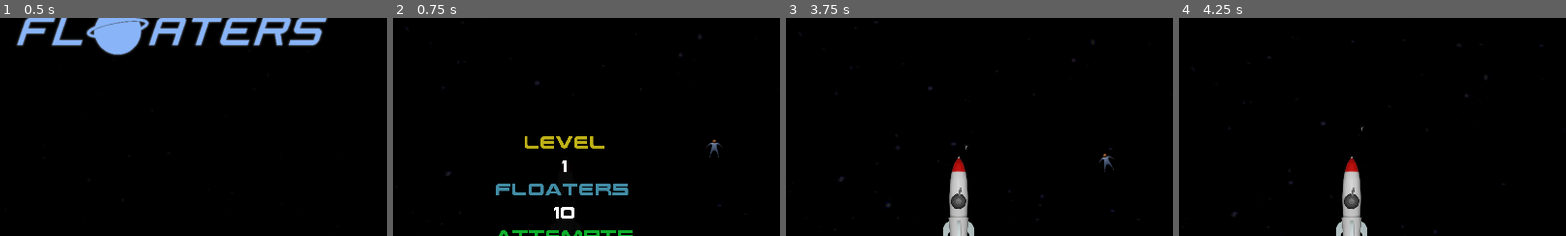
Above: before the commit, frames 1-4 (left to right).
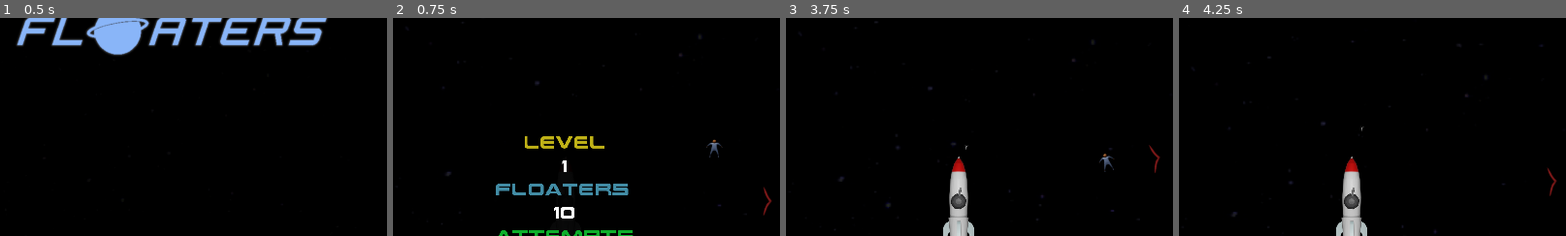
Above: after the commit, the same moments.

Repository: frigierim/Floaters
Game: Godot game, scene res://scenes/mainmenu/mainmenu.tscn
Same seed, same stepped clock (60 frames per second), same inputs: the game is played once before the commit and once after it. The engine's default icon, where the game draws it, is replaced by a stand-in: a white triangle on a blue panel in a dark square.
Inputs (mouse positions are % of the whole screen's width and height, from its top left):
- Up to frame 1 (0.5 s): no input
- Up to frame 2 (0.75 s): click (33, 87) at 0.5 s
- Up to frame 3 (3.75 s): tap Enter at 1.25, 2.75 s; hold S (thrust_b) 1.28-2.03 s; hold Space (operate) 1.28-2.03 s; tap Space (operate) at 2.1, 3.6 s; hold Space (operate) 2.78-3.53 s; hold S (thrust_b) from 2.78 s (still down)
- Up to frame 4 (4.25 s): keep holding S (thrust_b)
The pictures show only the part of the screen within x 28-78%, y 8-58%; the shares and areas given below are measured in that part.

Frame 1 is identical in both runs. In frame 2, less than 0.1% of the frame differs, in the area x 95-98%, y 77-91%; in frame 3, less than 0.1%; in frame 4, less than 0.1%, in the area x 95-98%, y 68-82%.

Commit message:
Added pause scene and radar

Diff:
--- a/project.godot
+++ b/project.godot
@@ -96,6 +96,12 @@
 "deadzone": 0.5,
 "events": [  ]
 }
+menu={
+"deadzone": 0.5,
+"events": [ Object(InputEventKey,"resource_local_to_scene":false,"resource_name":"","device":0,"alt":false,"shift":false,"control":false,"meta":false,"command":false,"pressed":false,"scancode":16777217,"unicode":0,"echo":false,"script":null)
+, Object(InputEventJoypadButton,"resource_local_to_scene":false,"resource_name":"","device":0,"button_index":11,"pressure":0.0,"pressed":false,"script":null)
+ ]
+}
 
 [layer_names]
 
--- a/scenes/autoload/game_data.gd
+++ b/scenes/autoload/game_data.gd
@@ -155,7 +155,7 @@
 		parentObject.add_child(new_floater)
 
 
-func restart_level(parentObject : Node2D, bounds : Rect2):
+func restart_level(rocksParent : Node2D, floatersParent : Node2D, bounds : Rect2):
 
 		var level = get_level()
 		bounds = bounds.grow(bounds.size.x * BOUNDS_EXTENDERS[level])
@@ -167,8 +167,8 @@
 		else:
 			set_num_floaters(floaters)
 
-		spawn_floaters(parentObject, floaters, bounds )
-		spawn_rocks(parentObject, ROCKS[level], bounds)
+		spawn_floaters(floatersParent, floaters, bounds )
+		spawn_rocks(rocksParent, ROCKS[level], bounds)
 		set_energy(100.0)
 		EventManager.emit_signal("energy_changed")
 		EventManager.emit_signal("floater_num_changed")
--- a/scenes/floater/floater.gd
+++ b/scenes/floater/floater.gd
@@ -31,6 +31,7 @@
 	self.translate(_speed * delta)
 	self.rotate(_rotation_speed)
 
+
 func _on_area_entered(area : Area2D):
 	EventManager.emit_signal("floater_hit", area.get_instance_id(), self)
 
--- a/scenes/gamemap/GameMap.tscn
+++ b/scenes/gamemap/GameMap.tscn
@@ -6,16 +6,25 @@
 [ext_resource path="res://icon.png" type="Texture" id=4]
 [ext_resource path="res://scenes/game_over_menu/GameOverMenu.tscn" type="PackedScene" id=5]
 [ext_resource path="res://scenes/intro_screen/IntroScreen.tscn" type="PackedScene" id=6]
+[ext_resource path="res://assets/reference/arrow.png" type="Texture" id=7]
+[ext_resource path="res://scenes/game_hud/game_hud.tscn" type="PackedScene" id=8]
+[ext_resource path="res://scenes/pause_menu/PauseMenu.tscn" type="PackedScene" id=9]
 
 [node name="GameMap" type="Node2D"]
 script = ExtResource( 3 )
 
-[node name="camera" type="Camera2D" parent="."]
-current = true
+[node name="arrow" type="Sprite" parent="."]
+position = Vector2( 0, 0.0469055 )
+texture = ExtResource( 7 )
+offset = Vector2( 500, 0 )
 
 [node name="Player" parent="." instance=ExtResource( 2 )]
 scale = Vector2( 0.5, 0.5 )
 z_index = 1
+
+[node name="camera" type="Camera2D" parent="Player"]
+scale = Vector2( 2, 2 )
+current = true
 
 [node name="background" type="Sprite" parent="."]
 material = ExtResource( 1 )
@@ -24,12 +33,19 @@
 z_as_relative = false
 texture = ExtResource( 4 )
 
-[node name="objects" type="Node2D" parent="."]
+[node name="rocks" type="Node2D" parent="."]
+
+[node name="floaters" type="Node2D" parent="."]
 
 [node name="IntroTimer" type="Timer" parent="."]
 pause_mode = 2
 wait_time = 3.0
+one_shot = true
 
 [node name="EndMenu" parent="." instance=ExtResource( 5 )]
 
 [node name="IntroScreen" parent="." instance=ExtResource( 6 )]
+
+[node name="HUD" parent="." instance=ExtResource( 8 )]
+
+[node name="PauseMenu" parent="." instance=ExtResource( 9 )]
--- a/scenes/gamemap/game_map.gd
+++ b/scenes/gamemap/game_map.gd
@@ -5,11 +5,15 @@
 
 var screens: int  = 3
 onready var bkgnd = get_node("background")
-onready var objects_layer = get_node("objects")
+onready var rocks_layer = get_node("rocks")
+onready var floaters_layer = get_node("floaters")
 onready var gameovermenu = get_node("EndMenu")
 onready var intro_timer = get_node("IntroTimer")
 onready var intro_screen = get_node("IntroScreen")
 onready var player = get_node("Player")
+onready var arrow = get_node("arrow")
+onready var reference = get_node("reference")
+onready var pausemenu = get_node("PauseMenu")
 
 # Called when the node enters the scene tree for the first time.
 func _ready():
@@ -35,8 +39,21 @@
 	gameovermenu.show()
 
 func _process(delta):
+
+	if Input.is_action_just_pressed("menu"):
+		pausemenu.show()
+
 	if player.is_alive():
 		GameData.draw_energy(delta)
+
+	if floaters_layer.get_child_count() > 0:
+		var target = floaters_layer.get_child(0)
+		var direction = target.position - player.get_offset()
+		if direction.length() > 500:
+			arrow.visible = true
+			arrow.rotation = atan2(direction.y, direction.x)
+		else:
+			arrow.visible = false
 
 func begin_round():
 	var mat = bkgnd.get_material()
@@ -44,8 +61,9 @@
 	mat.set_shader_param("ScrollOffset",Vector3(0.0,0.0,0.0))
 
 	var game_area = Rect2(-1024, -1024, 1024, 1024)
-	GameData.restart_level(objects_layer,game_area)
+	GameData.restart_level(rocks_layer, floaters_layer,game_area)
 	gameovermenu.hide()
+	pausemenu.hide()
 
 	intro_timer.start()
 	intro_screen.show()
--- /dev/null
+++ b/scenes/pause_menu/PauseMenu.gd
@@ -0,0 +1,16 @@
+extends CanvasLayer
+
+func hide():
+	get_child(0).visible = false
+	get_tree().paused = false
+
+func show():
+	get_child(0).visible = true
+	get_node("Control/CenterContainer/VBoxContainer/btnContinue").grab_focus()
+	get_tree().paused = true
+
+func _on_btnContinue_pressed():
+	hide()
+
+func _on_btnQuit_pressed():
+	get_tree().change_scene("res://scenes/mainmenu/mainmenu.tscn")
--- /dev/null
+++ b/scenes/pause_menu/PauseMenu.tscn
@@ -0,0 +1,73 @@
+[gd_scene load_steps=7 format=2]
+
+[ext_resource path="res://assets/reference/quit_pressed.png" type="Texture" id=1]
+[ext_resource path="res://assets/reference/quit.png" type="Texture" id=2]
+[ext_resource path="res://assets/reference/continue.png" type="Texture" id=3]
+[ext_resource path="res://assets/reference/continue_pressed.png" type="Texture" id=4]
+[ext_resource path="res://scenes/pause_menu/PauseMenu.gd" type="Script" id=5]
+[ext_resource path="res://assets/ui/font.tres" type="DynamicFont" id=6]
+
+[node name="CanvasLayer" type="CanvasLayer"]
+script = ExtResource( 5 )
+
+[node name="Control" type="Control" parent="."]
+pause_mode = 2
+anchor_right = 1.0
+anchor_bottom = 1.0
+__meta__ = {
+"_edit_use_anchors_": false
+}
+
+[node name="ColorRect" type="ColorRect" parent="Control"]
+anchor_left = 0.5
+anchor_top = 0.5
+anchor_right = 0.5
+anchor_bottom = 0.5
+margin_left = -250.0
+margin_top = -250.0
+margin_right = 250.0
+margin_bottom = 250.0
+rect_min_size = Vector2( 500, 400 )
+color = Color( 0.0588235, 0.0509804, 0.0509804, 1 )
+__meta__ = {
+"_edit_use_anchors_": true
+}
+
+[node name="CenterContainer" type="CenterContainer" parent="Control"]
+anchor_right = 1.0
+anchor_bottom = 1.0
+__meta__ = {
+"_edit_use_anchors_": false
+}
+
+[node name="VBoxContainer" type="VBoxContainer" parent="Control/CenterContainer"]
+margin_left = 733.0
+margin_top = 375.0
+margin_right = 1186.0
+margin_bottom = 705.0
+custom_constants/separation = 50
+
+[node name="Label" type="Label" parent="Control/CenterContainer/VBoxContainer"]
+margin_right = 453.0
+margin_bottom = 54.0
+custom_fonts/font = ExtResource( 6 )
+text = "- PAUSE -"
+align = 1
+
+[node name="btnContinue" type="TextureButton" parent="Control/CenterContainer/VBoxContainer"]
+margin_top = 104.0
+margin_right = 453.0
+margin_bottom = 192.0
+texture_normal = ExtResource( 3 )
+texture_pressed = ExtResource( 4 )
+texture_focused = ExtResource( 4 )
+
+[node name="btnQuit" type="TextureButton" parent="Control/CenterContainer/VBoxContainer"]
+margin_top = 242.0
+margin_right = 453.0
+margin_bottom = 330.0
+texture_normal = ExtResource( 2 )
+texture_pressed = ExtResource( 1 )
+texture_focused = ExtResource( 1 )
+[connection signal="pressed" from="Control/CenterContainer/VBoxContainer/btnContinue" to="." method="_on_btnContinue_pressed"]
+[connection signal="pressed" from="Control/CenterContainer/VBoxContainer/btnQuit" to="." method="_on_btnQuit_pressed"]
--- a/scenes/player/Player.tscn
+++ b/scenes/player/Player.tscn
@@ -8,13 +8,11 @@
 [ext_resource path="res://scenes/particles/thruster_back.tres" type="Material" id=6]
 [ext_resource path="res://scenes/particles/player_explosion.tres" type="Material" id=7]
 [ext_resource path="res://assets/reference/turret.png" type="Texture" id=8]
-[ext_resource path="res://scenes/game_hud/game_hud.tscn" type="PackedScene" id=9]
 
-[sub_resource type="RectangleShape2D" id=3]
+[sub_resource type="RectangleShape2D" id=1]
 extents = Vector2( 20.0545, 17.1629 )
 
-[sub_resource type="Animation" id=1]
-resource_name = "shoot"
+[sub_resource type="Animation" id=2]
 tracks/0/type = "method"
 tracks/0/path = NodePath("../..")
 tracks/0/interp = 1
@@ -105,7 +103,7 @@
 process_material = ExtResource( 1 )
 
 [node name="hook_anim" type="AnimationPlayer" parent="rocket/turret"]
-anims/shoot = SubResource( 1 )
+anims/shoot = SubResource( 2 )
 
 [node name="explosion" type="Particles2D" parent="."]
 scale = Vector2( 50, 50 )
@@ -123,6 +121,4 @@
 
 [node name="CollisionShape2D" type="CollisionShape2D" parent="ship_area"]
 position = Vector2( 0.176773, -0.530327 )
-shape = SubResource( 2 )
-
-[node name="HUD" parent="." instance=ExtResource( 9 )]
+shape = SubResource( 3 )
--- a/scenes/player/player.gd
+++ b/scenes/player/player.gd
@@ -113,6 +113,10 @@
 	_offset += newSpeed
 	EventManager.emit_signal("changed_position", _offset)
 
+func get_offset():
+	return _offset
+
+
 func _on_hook_anim_complete():
 	_shooting = false
 
Binary file added: assets/reference/arrow.png
Not shown, added: assets/reference/arrow.png.import
Not shown: 3 places in scenes/gamemap/BackgroundMaterial.tres that only renumber resources
Not shown: 1 places in scenes/gamemap/GameMap.tscn that only renumber resources
Not shown: 3 places in scenes/player/Player.tscn that only renumber resources
Not shown, changed: readme.md
